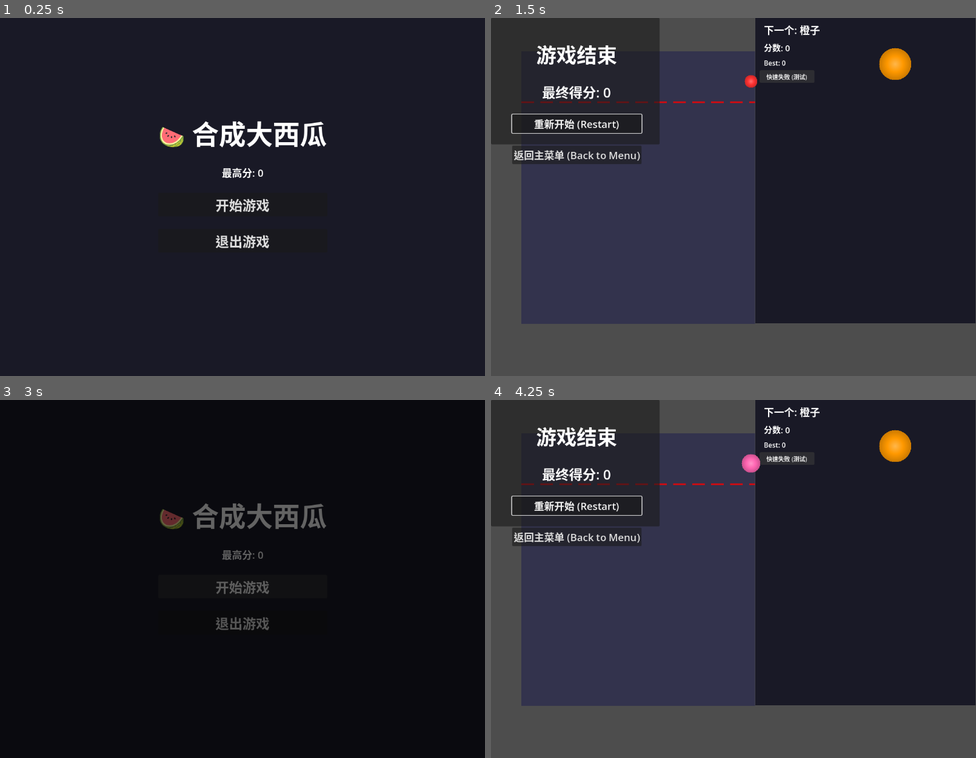
Above: before the commit, frames 1-4 (two rows, left to right).
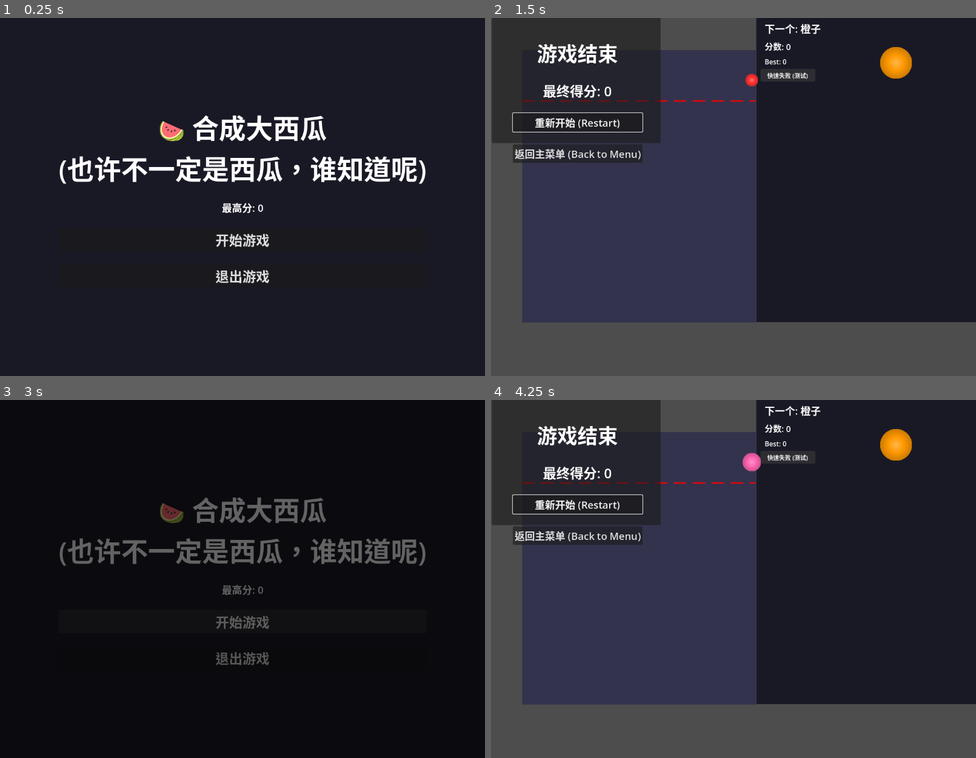
Above: after the commit, the same moments.

Repository: atom32/syn_melon
Game: Godot game, scene res://scenes/MainMenu.tscn
Two runs of this game, one before a commit and one after it. Both use one fixed random seed, a clock stepped at 60 frames per second and the inputs below.
Inputs:
- Up to frame 1 (0.25 s): no input
- Up to frame 2 (1.5 s): click "开始游戏" at 0.5 s; click "快速失败 (测试)" at 1.25 s
- Up to frame 3 (3 s): click "返回主菜单 (Back to Menu)" at 2 s; click "开始游戏" at 2.75 s
- Up to frame 4 (4.25 s): click "快速失败 (测试)" at 3.5 s

The runs differ from the first frame. In frame 1, 4.8% of the frame differs, in the area x 12-88%, y 27-75%; in frame 2, 3.6%; in frame 3, 4.3%; in frame 4, 3.6%.

Commit message:
feat: add screen shake system with CameraManager
- Created CameraManager.gd with screen shake functionality
- Subscribes to EventBus fruit_merged and mega_fruit_merged signals
- Light shake for fruit merges (level >= 5), intensity scales with level
- Heavy shake for mega fruit merges
- Uses Camera2D offset manipulation with decay mechanism
- Added Camera2D node to Main.tscn
- Updated MainMenu.tscn layout

Co-Authored-By: Claude Sonnet 4.6 <noreply@anthropic.com>

Diff:
--- a/scenes/Main.tscn
+++ b/scenes/Main.tscn
@@ -4,6 +4,7 @@
 [ext_resource type="Script" uid="uid://cfbgg7fdoqfb2" path="res://scripts/WarningLine.gd" id="2_warning"]
 [ext_resource type="Script" uid="uid://cyql8n62fkvnm" path="res://scripts/GameOverPanel.gd" id="3_gameover"]
 [ext_resource type="PackedScene" uid="uid://bcr7gdyjfv4xl" path="res://scenes/ComboDisplay.tscn" id="id_8k3mr"]
+[ext_resource type="Script" uid="uid://bcmst0gip47vi" path="res://scripts/CameraManager.gd" id="id_cameramgr"]
 
 [sub_resource type="RectangleShape2D" id="RectangleShape2D_warning"]
 size = Vector2(664, 30)
@@ -24,11 +25,16 @@
 wait_time = 0.5
 one_shot = true
 
+[node name="Camera2D" type="Camera2D" parent="." unique_id=1987654321]
+position = Vector2(573, 428)
+script = ExtResource("id_cameramgr")
+
 [node name="UIBackground" type="ColorRect" parent="." unique_id=2066795314]
 offset_left = 627.0
 offset_right = 1149.0
 offset_bottom = 725.0
 color = Color(0.1, 0.1, 0.15, 1)
+metadata/_edit_use_anchors_ = true
 
 [node name="NextLabel" type="Label" parent="UIBackground" unique_id=1932855357]
 layout_mode = 0
@@ -38,6 +44,7 @@
 offset_bottom = 50.0
 theme_override_font_sizes/font_size = 24
 text = "下一个: 樱桃"
+metadata/_edit_use_anchors_ = true
 
 [node name="ScoreLabel" type="Label" parent="UIBackground" unique_id=1214315272]
 layout_mode = 0
@@ -47,6 +54,7 @@
 offset_bottom = 90.0
 theme_override_font_sizes/font_size = 20
 text = "分数: 0"
+metadata/_edit_use_anchors_ = true
 
 [node name="HighScoreLabel" type="Label" parent="UIBackground" unique_id=456596779]
 layout_mode = 0
@@ -56,6 +64,7 @@
 offset_bottom = 120.0
 theme_override_font_sizes/font_size = 16
 text = "Best: 0"
+metadata/_edit_use_anchors_ = true
 
 [node name="PreviewContainer" type="Control" parent="UIBackground" unique_id=1822015116]
 anchors_preset = 0
@@ -63,6 +72,7 @@
 offset_top = -26.0
 offset_right = 461.0
 offset_bottom = 244.0
+metadata/_edit_use_anchors_ = true
 
 [node name="DebugFailButton" type="Button" parent="UIBackground" unique_id=1958018258]
 layout_mode = 0
@@ -72,9 +82,10 @@
 offset_bottom = 154.0
 theme_override_font_sizes/font_size = 14
 text = "快速失败 (测试)"
+metadata/_edit_use_anchors_ = true
 
 [node name="WarningLine" type="Area2D" parent="." unique_id=128082908]
-position = Vector2(575, 200)
+position = Vector2(574, 200)
 script = ExtResource("2_warning")
 
 [node name="CollisionShape2D" type="CollisionShape2D" parent="WarningLine" unique_id=1575481702]
@@ -115,6 +126,7 @@
 offset_right = 51.0
 offset_bottom = -24.0
 color = Color(0.2, 0.2, 0.3, 1)
+metadata/_edit_use_anchors_ = true
 
 [node name="CollisionShape2D" type="CollisionShape2D" parent="BackGround" unique_id=748581474]
 position = Vector2(-238.5, 33)
@@ -122,11 +134,12 @@
 
 [node name="ComboDisplay" parent="." unique_id=568849209 instance=ExtResource("id_8k3mr")]
 anchors_preset = 5
-offset_left = -150.0
-offset_top = 0.0
-offset_right = 150.0
-offset_bottom = 100.0
+offset_left = 727.0
+offset_top = 400.0
+offset_right = 1027.0
+offset_bottom = 500.0
 grow_vertical = 1
+metadata/_edit_use_anchors_ = true
 
 [node name="GameOverPanel" type="Panel" parent="." unique_id=1367045092]
 z_index = 4000
@@ -135,10 +148,11 @@
 anchor_top = 0.5
 anchor_right = 0.5
 anchor_bottom = 0.5
-offset_left = -200.0
-offset_top = -150.0
-offset_right = 200.0
-offset_bottom = 150.0
+offset_left = 677.0
+offset_top = 250.0
+offset_right = 1077.0
+offset_bottom = 550.0
 grow_horizontal = 2
 grow_vertical = 2
 script = ExtResource("3_gameover")
+metadata/_edit_use_anchors_ = true
--- a/scenes/MainMenu.tscn
+++ b/scenes/MainMenu.tscn
@@ -1,8 +1,8 @@
-[gd_scene load_steps=2 format=3 uid="uid://main_menu"]
+[gd_scene format=3 uid="uid://bqit8ut7ch4n7"]
 
-[ext_resource type="Script" path="res://scripts/MainMenu.gd" id="1_menu"]
+[ext_resource type="Script" uid="uid://c8use76ds3ea2" path="res://scripts/MainMenu.gd" id="1_menu"]
 
-[node name="MainMenu" type="Control"]
+[node name="MainMenu" type="Control" unique_id=2055388922]
 layout_mode = 3
 anchors_preset = 15
 anchor_right = 1.0
@@ -11,7 +11,7 @@
 grow_vertical = 2
 script = ExtResource("1_menu")
 
-[node name="Background" type="ColorRect" parent="."]
+[node name="Background" type="ColorRect" parent="." unique_id=287273650]
 layout_mode = 1
 anchors_preset = 15
 anchor_right = 1.0
@@ -20,7 +20,7 @@
 grow_vertical = 2
 color = Color(0.1, 0.1, 0.15, 1)
 
-[node name="VBoxContainer" type="VBoxContainer" parent="."]
+[node name="VBoxContainer" type="VBoxContainer" parent="." unique_id=584332371]
 layout_mode = 1
 anchors_preset = 8
 anchor_left = 0.5
@@ -35,24 +35,25 @@
 grow_vertical = 2
 theme_override_constants/separation = 30
 
-[node name="TitleLabel" type="Label" parent="VBoxContainer"]
+[node name="TitleLabel" type="Label" parent="VBoxContainer" unique_id=1798396718]
 layout_mode = 2
-text = "🍉 合成大西瓜"
 theme_override_font_sizes/font_size = 64
+text = "🍉 合成大西瓜
+(也许不一定是西瓜，谁知道呢)"
 horizontal_alignment = 1
 
-[node name="HighScoreLabel" type="Label" parent="VBoxContainer"]
+[node name="HighScoreLabel" type="Label" parent="VBoxContainer" unique_id=147532146]
 layout_mode = 2
+theme_override_font_sizes/font_size = 24
 text = "最高分: 0"
 horizontal_alignment = 1
-theme_override_font_sizes/font_size = 24
 
-[node name="StartButton" type="Button" parent="VBoxContainer"]
+[node name="StartButton" type="Button" parent="VBoxContainer" unique_id=1861455839]
 layout_mode = 2
 theme_override_font_sizes/font_size = 32
 text = "开始游戏"
 
-[node name="QuitButton" type="Button" parent="VBoxContainer"]
+[node name="QuitButton" type="Button" parent="VBoxContainer" unique_id=304680187]
 layout_mode = 2
 theme_override_font_sizes/font_size = 32
 text = "退出游戏"
--- /dev/null
+++ b/scripts/CameraManager.gd
@@ -0,0 +1,110 @@
+extends Camera2D
+
+## 摄像机管理器 - 处理屏幕震动效果
+
+# 震动参数
+const SHAKE_DURATION: float = 0.6   # 震动持续时间（秒）
+const SHAKE_MAX_OFFSET: float = 30.0  # 最大震动偏移量（像素）
+
+# 震动状态
+var _is_shaking: bool = false
+var _shake_intensity: float = 0.0
+var _shake_timer: float = 0.0
+var _original_offset: Vector2 = Vector2.ZERO
+
+
+func _ready() -> void:
+	# 保存原始偏移量
+	_original_offset = offset
+
+	# 订阅 EventBus 事件
+	var event_bus = get_node("/root/EventBus")
+	event_bus.fruit_merged.connect(_on_fruit_merged)
+	event_bus.mega_fruit_merged.connect(_on_mega_fruit_merged)
+
+	print("[CameraManager] 初始化完成，已订阅 EventBus 事件")
+
+
+func _process(delta: float) -> void:
+	if not _is_shaking:
+		return
+
+	# 震动计时器递减
+	_shake_timer -= delta
+
+	# 计算当前震动强度（随时间衰减）
+	var current_intensity = _shake_intensity * (_shake_timer / SHAKE_DURATION)
+
+	# 如果震动时间结束
+	if _shake_timer <= 0:
+		_is_shaking = false
+		_shake_intensity = 0.0
+
+		# 恢复原始位置
+		offset = _original_offset
+
+		print("[CameraManager] 震动结束")
+		return
+
+	# 计算随机偏移
+	var max_offset = SHAKE_MAX_OFFSET * current_intensity
+	var random_x = randf_range(-max_offset, max_offset)
+	var random_y = randf_range(-max_offset, max_offset)
+
+	# 应用偏移
+	offset = _original_offset + Vector2(random_x, random_y)
+
+
+## 普通合成震动
+func _on_fruit_merged(old_level: int, new_level: int, position: Vector2) -> void:
+	# 只在等级 >= 5 时震动
+	if new_level < 5:
+		return
+
+	# 根据等级计算震动强度（等级越高，震动越大）
+	# Level 5: 0.4, Level 6: 0.5, Level 7: 0.6, Level 8: 0.7, Level 9: 0.8, Level 10: 0.9
+	var intensity = 0.4 + ((new_level - 5) * 0.1)
+
+	print("[CameraManager] 普通震动 等级", new_level, "强度:", intensity)
+
+	start_shake(intensity)
+
+
+## 超大合成震动
+func _on_mega_fruit_merged(position: Vector2) -> void:
+	# 超大合成触发剧烈震动
+	print("[CameraManager] 超大震动！强度: 1.2")
+
+	start_shake(1.2)
+
+
+## 开始震动
+func start_shake(intensity: float) -> void:
+	# 如果已经在震动，且新强度更大，则覆盖
+	if _is_shaking and intensity <= _shake_intensity:
+		return
+
+	_shake_intensity = intensity
+	_shake_timer = SHAKE_DURATION
+	_is_shaking = true
+
+	print("[CameraManager] 开始震动，强度:", intensity)
+
+
+## 立即触发一次性震动（例如爆炸冲击）
+func impulse_shake(intensity: float) -> float:
+	"""立即施加一次震动冲击，返回施加的偏移量"""
+	var max_offset = SHAKE_MAX_OFFSET * 1.5 * intensity
+	var random_x = randf_range(-max_offset, max_offset)
+	var random_y = randf_range(-max_offset, max_offset)
+	var offset_vector = Vector2(random_x, random_y)
+
+	offset += offset_vector
+
+	# 短暂恢复到原位（模拟冲击后的回弹）
+	var tween = create_tween()
+	tween.tween_property(self, "offset", _original_offset, 0.1)
+
+	print("[CameraManager] 冲击震动 强度:", intensity)
+
+	return offset_vector.length()
Not shown, added: scripts/CameraManager.gd.uid
